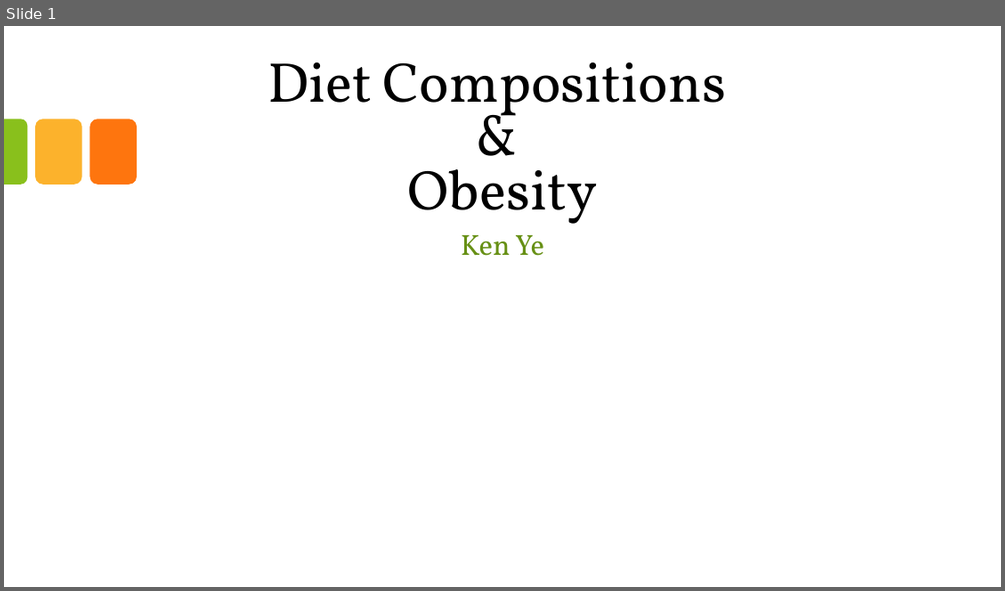
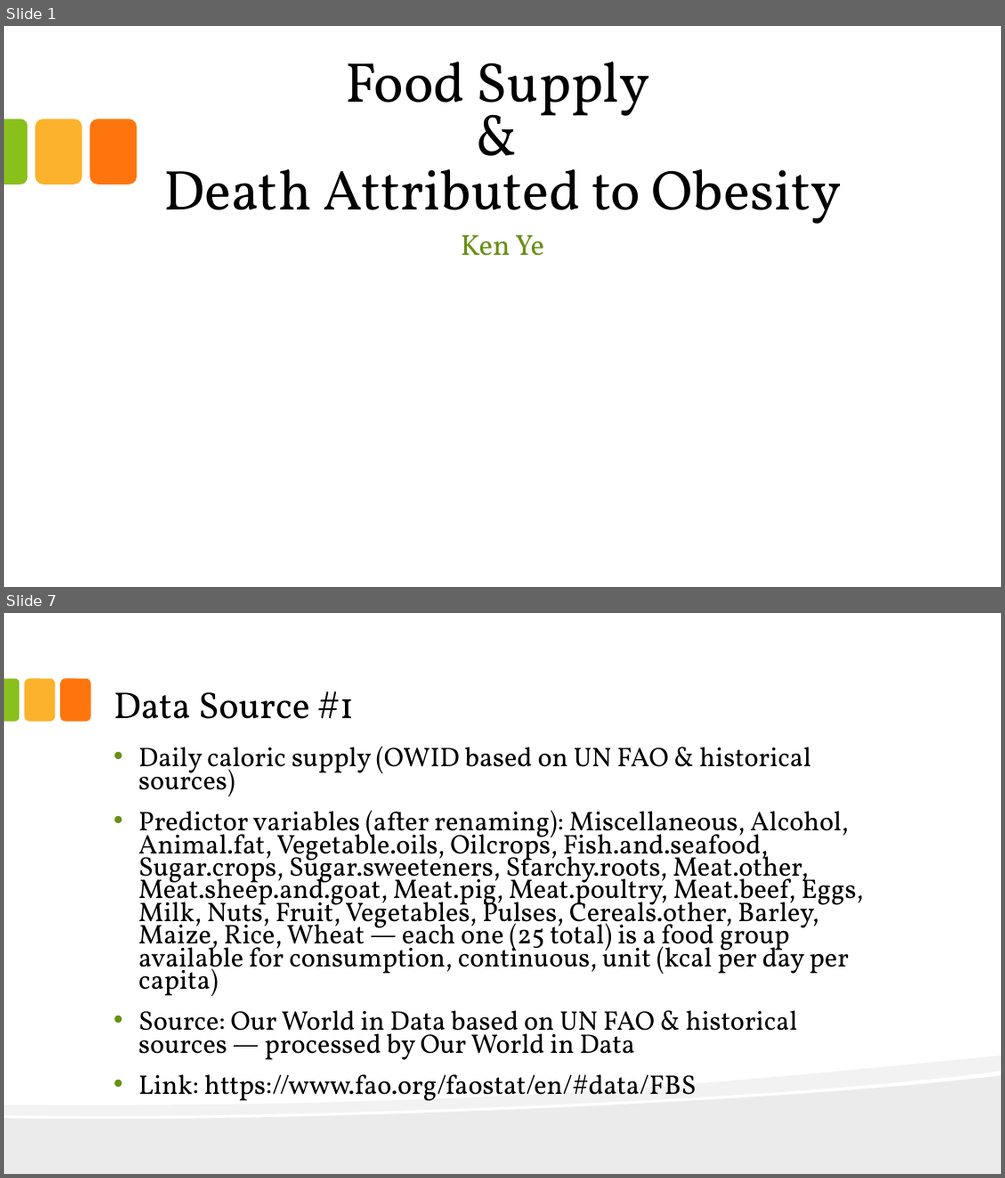
Before and after one commit to KenYe23/Diet-Compositions-and-Obesity, a slide deck: Food Supply and Death Attributed to Obesity.pptx. Shown one above the other, each under a label of ours: slide 1 before the commit, slides 1 and 7 after it; the slides between them are not shown. The pictures are 1005x591 and 1005x1178 pixels, drawn with LibreOffice and Linux fonts; fonts in the diff are those of the drawing; background and template pictures are left out. Boxes give left, top, right and bottom in pixels: in the first picture for what was removed or moved away, otherwise in the second. Text is boxed around its words. In the diff, an @@ line names an element or a change of style, - is before the commit and + after.

```diff
--- a/Food Supply and Death Attributed to Obesity.pptx
+++ b/Food Supply and Death Attributed to Obesity.pptx
@@ slide 7 added at [4,613,1001,1174], background #FFFFFF @@
@@ round same rect added at [4,679,20,722], fill #89C01C @@
@@ rounded rectangle added at [24,679,55,722], fill #FCB22C @@
@@ rounded rectangle added at [60,679,90,722], fill #FE750E @@
@@ title added at [113,691,354,719], 36 pt, text #000000 @@
+Data Source #1
@@ text added at [138,746,864,1101], 25.9 pt, text #000000 @@
+• Daily caloric supply (OWID based on UN FAO & historical sources)
+• Predictor variables (after renaming): Miscellaneous, Alcohol, Animal.fat, Vegetable.oils, Oilcrops, Fish.and.seafood, Sugar.crops, Sugar.sweeteners, Starchy.roots, Meat.other, Meat.sheep.and.goat, Meat.pig, Meat.poultry, Meat.beef, Eggs, Milk, Nuts, Fruit, Vegetables, Pulses, Cereals.other, Barley, Maize, Rice, Wheat — each one (25 total) is a food group available for consumption, continuous, unit (kcal per day per capita)
+• Source: Our World in Data based on UN FAO & historical sources — processed by Our World in Data
+• Link: https://www.fao.org/faostat/en/#data/FBS
@@ freeform shape added at [4,1055,1001,1174], fill #000000 at 5% opacity @@
@@ freeform shape added at [4,1076,1001,1174], fill #000000 at 8% opacity @@
@@ slide 1 changed as well @@
@@ title at [164,62,841,224]: text changed @@
-Diet Compositions
-&
-Obesity
+Food Supply
+&
+Death Attributed to Obesity
```
Also in this commit, not shown: 26 other slides added, 6 slides removed, 6 other files.
